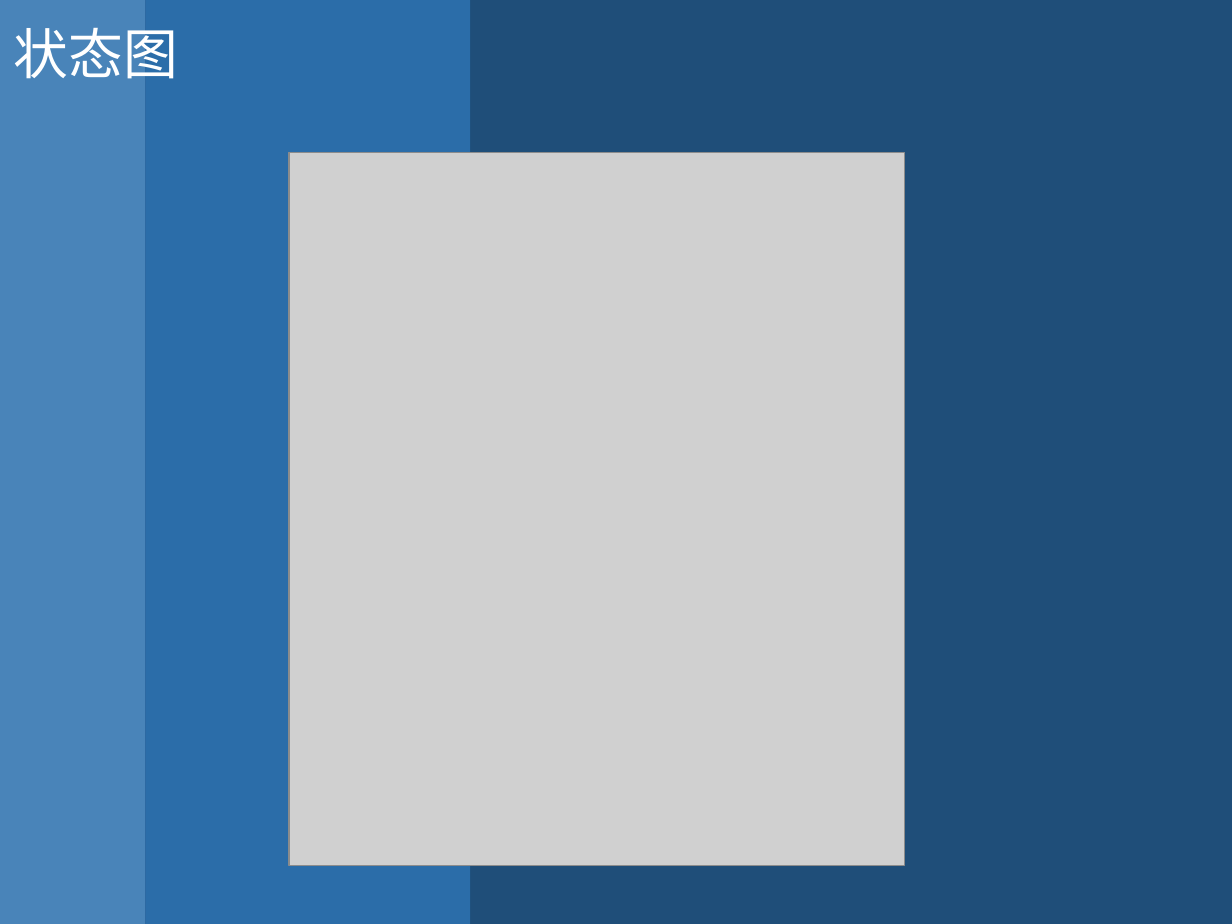
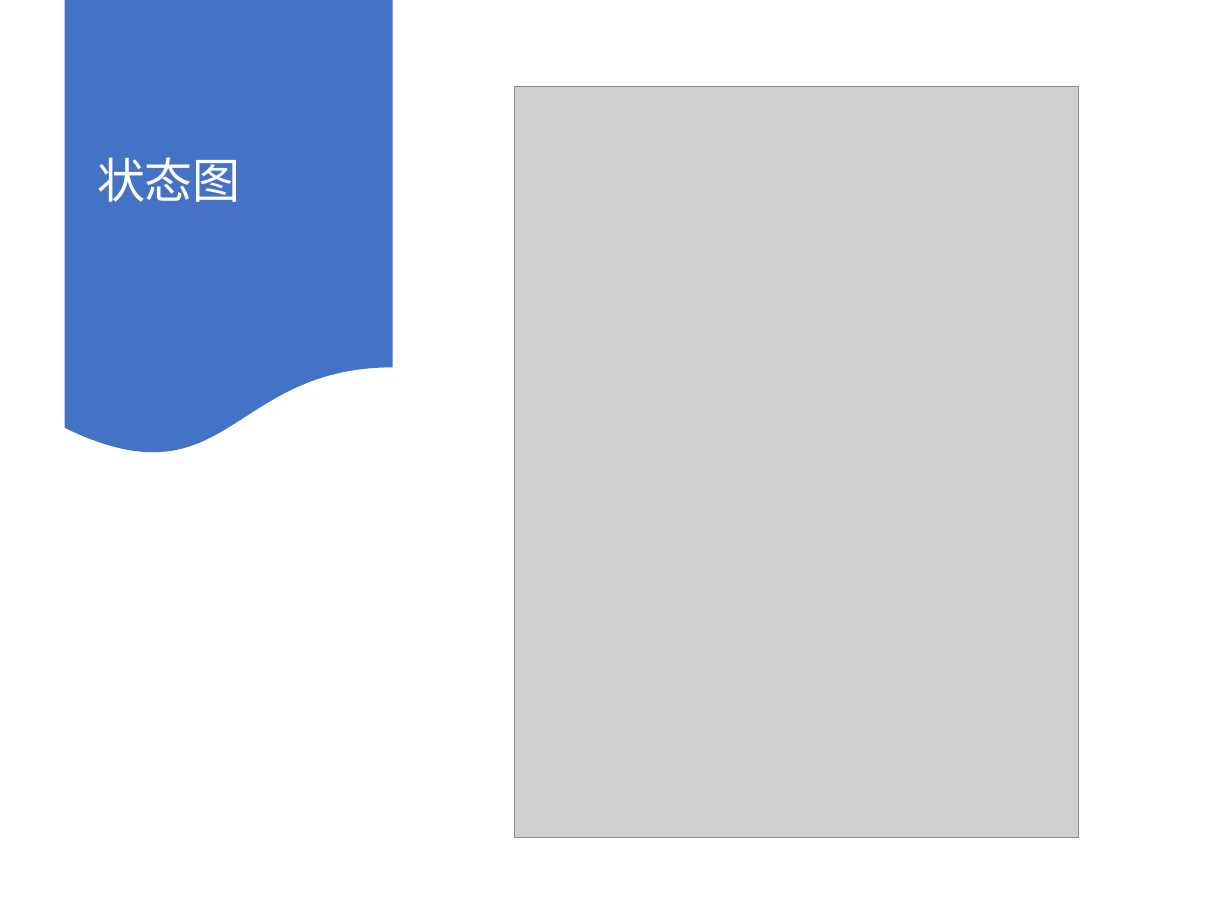
Before and after one commit to PatrickZad/AISRED, a slide deck: slide 17 of TEAM演示.pptx. Drawn at 1232x924 pixels with LibreOffice and Linux fonts; fonts in the diff are those of the drawing; grey boxes stand for pictures. Boxes give left, top, right and bottom in pixels: in the first picture for what was removed or moved away, otherwise in the second. Text is boxed around its words. In the diff, an @@ line names an element or a change of style, - is before the commit and + after.

```diff
--- a/TEAM演示.pptx
+++ b/TEAM演示.pptx
@@ background #1F4E79 to #FFFFFF @@
@@ rectangle removed at (0, 0, 145, 924) @@
@@ flow chart document added at (64, 0, 392, 458), fill #4472C4 @@
@@ text "状态图": place and size @@
-text "状态图" at (14, 28, 178, 79)
+text "状态图" at (97, 157, 241, 202)
@@ text "状态图" at (97, 157, 241, 202): size 32 to 28 pt; line spacing 1 to 0.9; more space between paragraphs; vertical alignment top to middle @@
@@ rectangle removed at (145, 0, 471, 924) @@
@@ picture: place and size @@
-picture at (290, 153, 906, 865)
+picture at (515, 86, 1079, 838)
```
Also in this commit, not shown: 8 other slides changed, 2 slides added, 2 slides removed.
